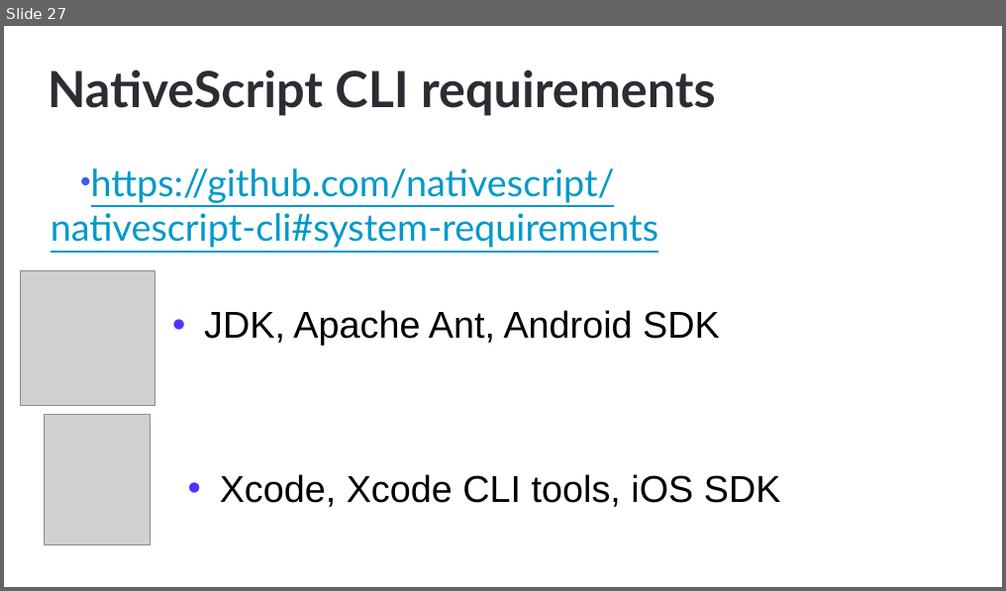
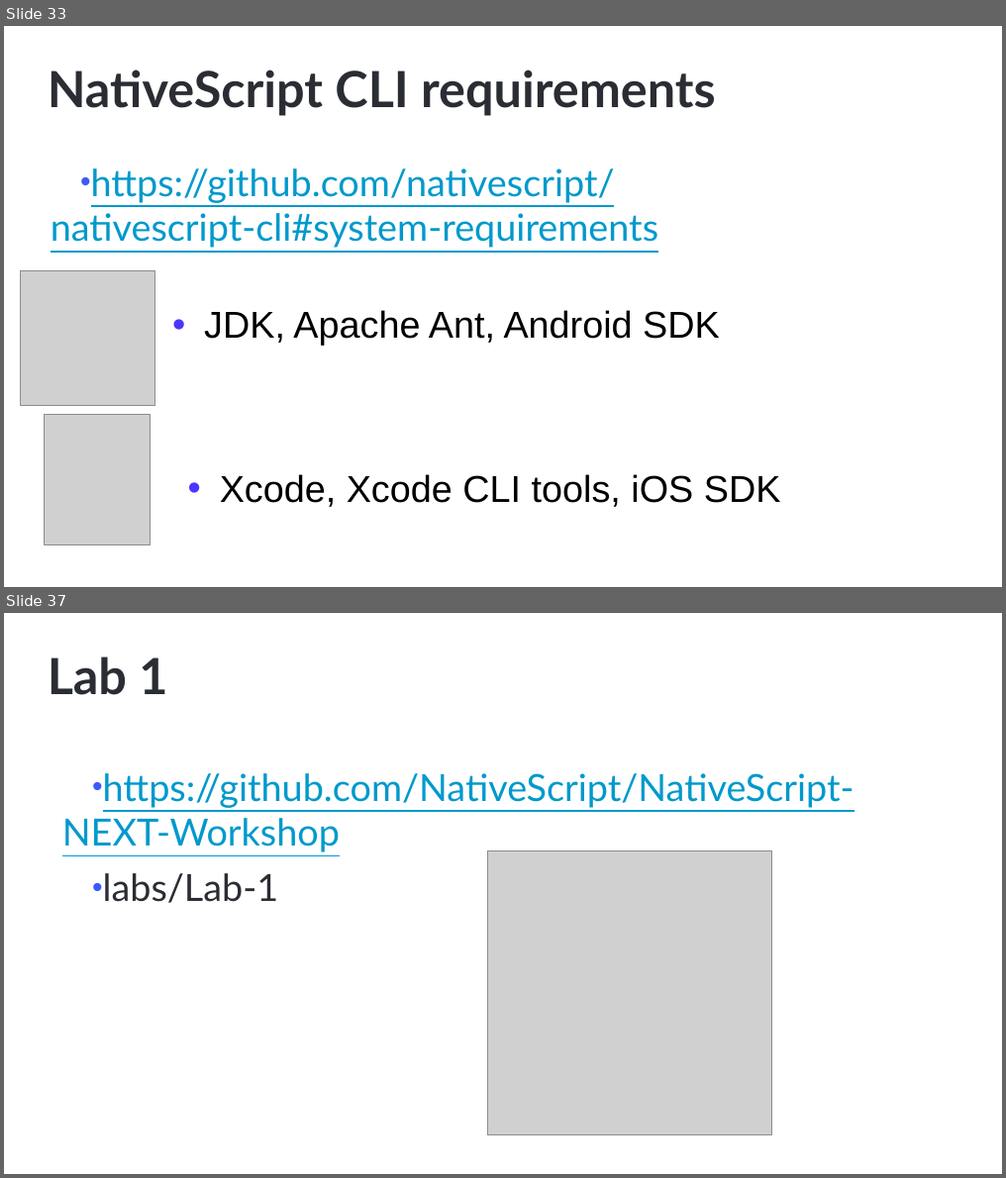
Before and after one commit to NativeScript/NativeScript-NEXT-Workshop, a slide deck: slides/1-Intro/intro.pptx. Shown one above the other, each under a label of ours: slide 27 before the commit, slides 33 and 37 after it; the slides between them are not shown. The pictures are 1006x591 and 1006x1178 pixels, drawn with LibreOffice and Linux fonts; fonts in the diff are those of the drawing; grey boxes stand for pictures; background and template pictures are left out. Boxes give left, top, right and bottom in pixels: in the first picture for what was removed or moved away, otherwise in the second. Text is boxed around its words. In the diff, an @@ line names an element or a change of style, - is before the commit and + after.

```diff
--- a/slides/1-Intro/intro.pptx
+++ b/slides/1-Intro/intro.pptx
@@ slide 37 added at [4, 613, 1002, 1174], background #FFFFFF @@
@@ title added at [48, 657, 167, 695], 48 pt, text #2A2D33, bold @@
+Lab 1
@@ text added at [62, 773, 854, 903], 36 pt, text #0099CC, underline @@
+• https://github.com/NativeScript/NativeScript-NEXT-Workshop
+• labs/Lab-1
@@ picture added at [487, 851, 772, 1136] @@
@@ what was slide 27 is now slide 33 @@
```
Also in this commit, not shown: 4 slides changed, 10 other slides added, 3 slides removed, 1 other file.
